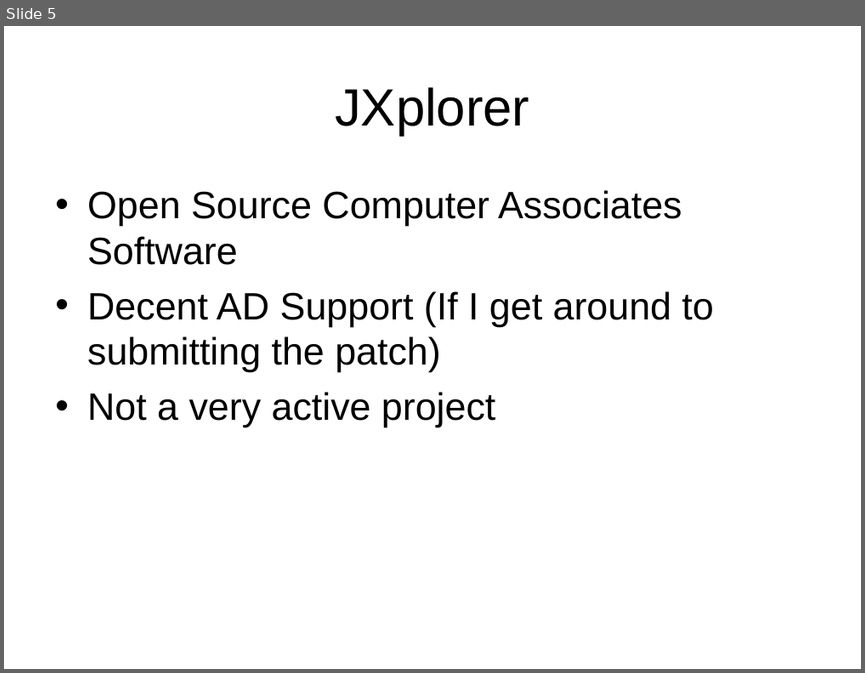
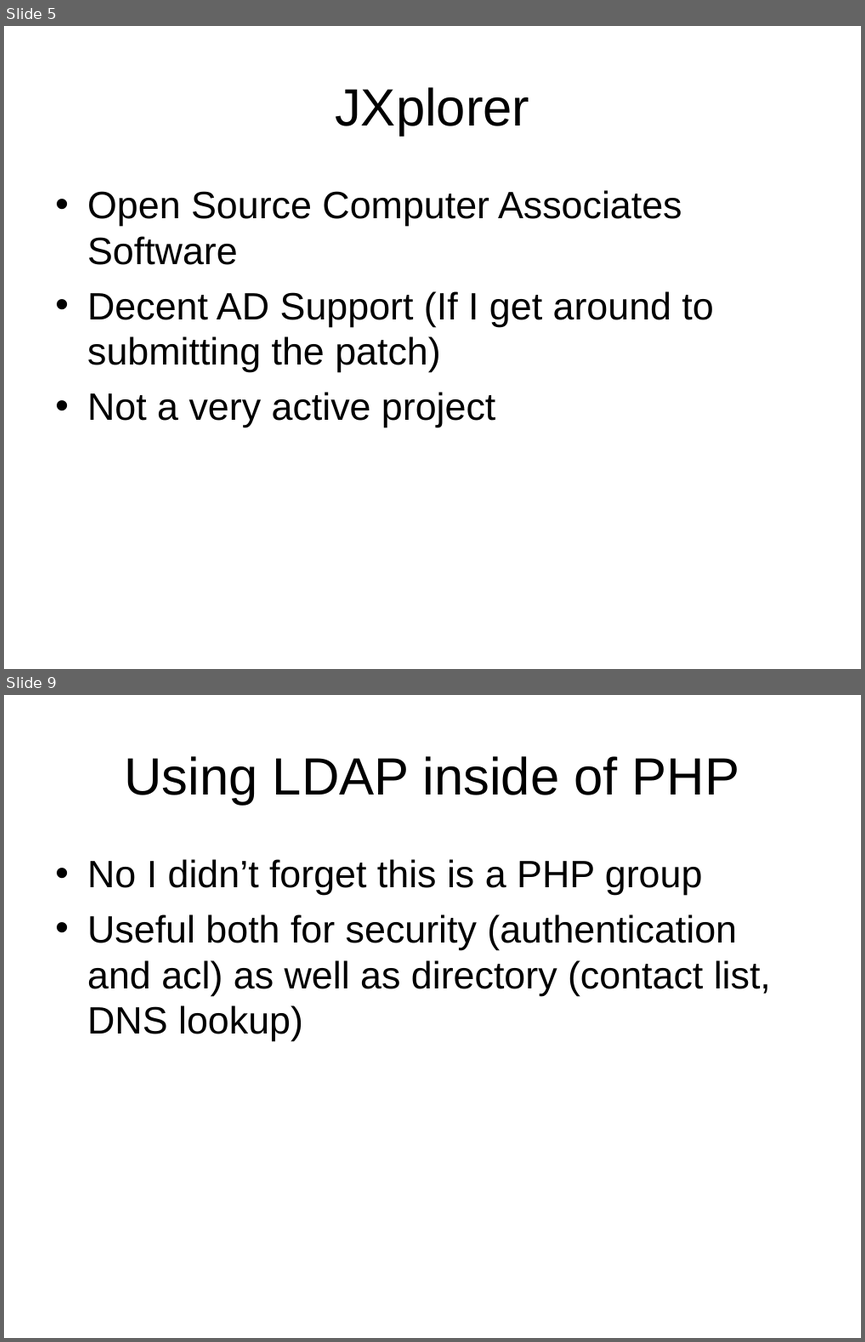
Before and after one commit to LIPHP/LDAP-Talk, a slide deck: Docs/LIPHP-Using LDAP with PHP.ppt. Shown one above the other, each under a label of ours: slide 5 before the commit, slides 5 and 9 after it; the slides between them are not shown. The pictures are 865x673 and 865x1342 pixels, drawn with LibreOffice and Linux fonts; fonts in the diff are those of the drawing. Boxes give left, top, right and bottom in pixels: in the first picture for what was removed or moved away, otherwise in the second. Text is boxed around its words. In the diff, an @@ line names an element or a change of style, - is before the commit and + after.

```diff
--- a/Docs/LIPHP-Using LDAP with PHP.ppt
+++ b/Docs/LIPHP-Using LDAP with PHP.ppt
@@ slide 9 added at (4, 695, 861, 1338), background #FFFFFF @@
@@ title added at (124, 756, 740, 805), 44 pt, text #000000 @@
+Using LDAP inside of PHP
@@ text added at (87, 859, 771, 1041), 32 pt, text #000000 @@
+• No I didn’t forget this is a PHP group
+• Useful both for security (authentication and acl) as well as directory (contact list, DNS lookup)
```
Also in this commit, not shown: 4 slides changed, 1 other slide added.
